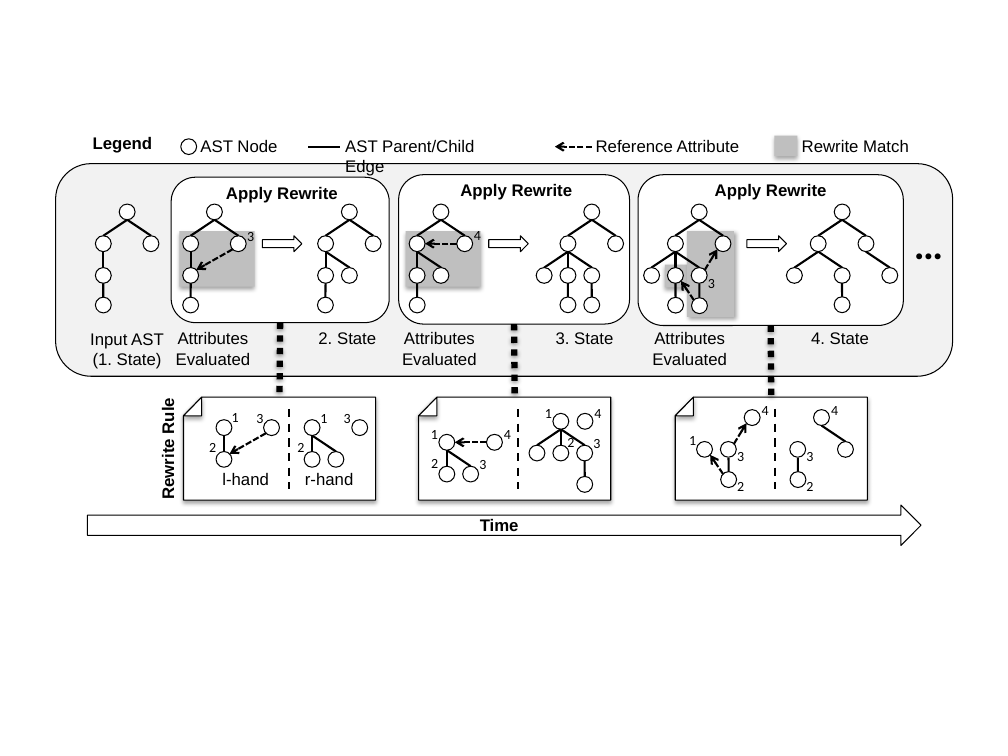
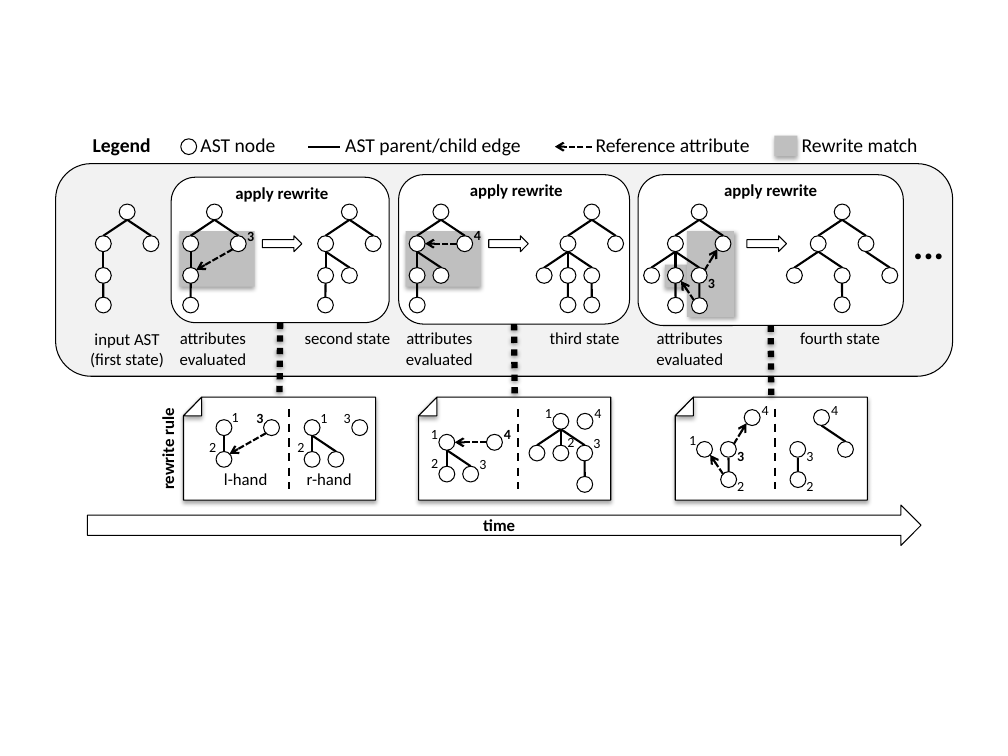
Before and after one commit to christoff-buerger/racr, a slide deck: slide 1 of racr/documentation/figures/analyse-synthesise-cycle.pptx. Drawn at 1008x756 pixels with LibreOffice and Linux fonts; fonts in the diff are those of the drawing. Boxes give left, top, right and bottom in pixels: in the first picture for what was removed or moved away, otherwise in the second. Text is boxed around its words. In the diff, an @@ line names an element or a change of style, - is before the commit and + after.

```diff
--- a/racr/documentation/figures/analyse-synthesise-cycle.pptx
+++ b/racr/documentation/figures/analyse-synthesise-cycle.pptx
@@ text "Legend" at <box>93,138,151,156</box>: size 12 to 14 pt, font Arial to Calibri @@
@@ text at <box>200,138,276,152</box>: text changed; size 12 to 14 pt; font Arial to Calibri @@
-AST Node
+AST node
@@ text at <box>345,138,521,156</box>: text changed; size 12 to 14 pt; font Arial to Calibri @@
-AST Parent/Child Edge
+AST parent/child edge
@@ text at <box>596,138,750,152</box>: text changed; size 12 to 14 pt; font Arial to Calibri @@
-Reference Attribute
+Reference attribute
@@ text at <box>802,138,918,152</box>: text changed; size 12 to 14 pt; font Arial to Calibri @@
-Rewrite Match
+Rewrite match
@@ text at <box>235,187,329,202</box>: text changed; font Arial to Calibri @@
-Apply Rewrite
+apply rewrite
@@ text at <box>470,184,563,199</box>: text changed; font Arial to Calibri @@
-Apply Rewrite
+apply rewrite
@@ text at <box>724,184,817,199</box>: text changed; font Arial to Calibri @@
-Apply Rewrite
+apply rewrite
@@ text "..." at <box>912,220,946,267</box>: font Lato to Calibri @@
@@ text at <box>90,333,164,367</box>: text changed; font Arial to Calibri @@
-Input AST
-(1. State)
+input AST
+(first state)
@@ text at <box>180,332,247,365</box>: text changed; font Arial to Calibri @@
-Attributes
-Evaluated
+attributes
+evaluated
@@ text at <box>305,332,390,344</box>: text changed; font Arial to Calibri @@
-2. State
+second state
@@ text at <box>406,332,473,365</box>: text changed; font Arial to Calibri @@
-Attributes
-Evaluated
+attributes
+evaluated
@@ text at <box>550,332,619,344</box>: text changed; font Arial to Calibri @@
-3. State
+third state
@@ text at <box>656,332,723,365</box>: text changed; font Arial to Calibri @@
-Attributes
-Evaluated
+attributes
+evaluated
@@ text at <box>800,332,879,344</box>: text changed; font Arial to Calibri @@
-4. State
+fourth state
@@ text at <box>158,410,178,488</box>: text changed; font Arial to Calibri @@
-Rewrite Rule
+rewrite rule
@@ bold on in 3 elements at <box>504,430,511,439</box>, <box>474,229,481,240</box>, <box>737,452,744,461</box> @@
@@ text "l-hand" at <box>224,473,267,485</box>: font Arial to Calibri @@
@@ text "r-hand" at <box>307,473,352,485</box>: font Arial to Calibri @@
@@ text in right arrow at <box>483,519,515,536</box>: text changed; font Arial to Calibri @@
-Time
+time
```
Also in this commit, not shown: 6 other files.
